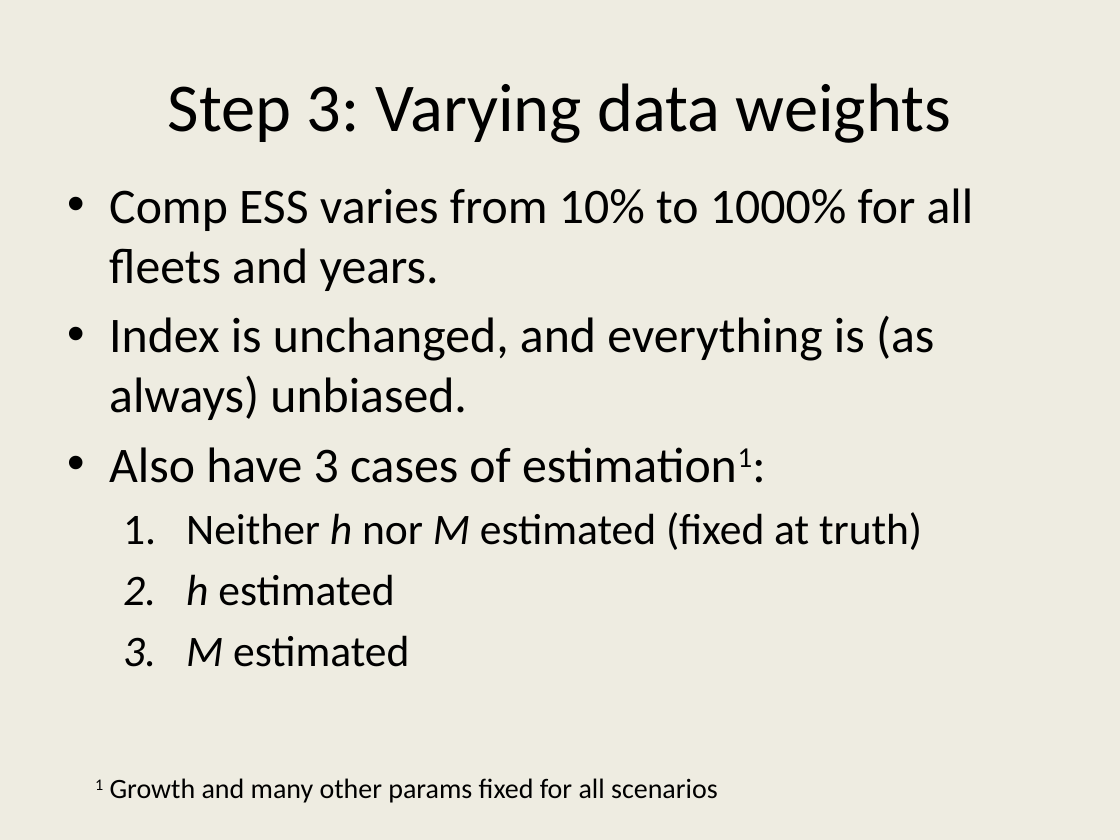
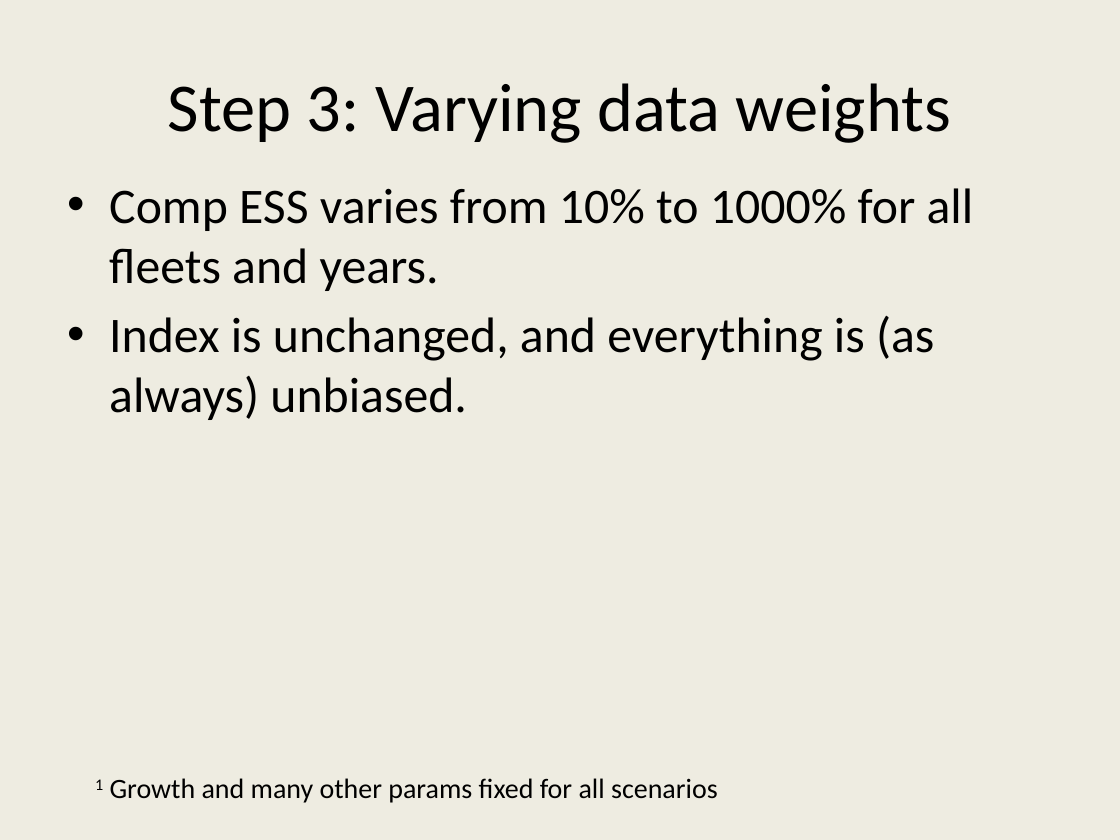
Before and after one commit to ss3sim/workshop, a slide deck: slide 21 of ss3sim_workshop.pptx (slide 20 before the commit). Drawn at 1120x840 pixels with LibreOffice and Linux fonts; fonts in the diff are those of the drawing. Boxes give left, top, right and bottom in pixels: in the first picture for what was removed or moved away, otherwise in the second. Text is boxed around its words. In the diff, an @@ line names an element or a change of style, - is before the commit and + after.

```diff
--- a/ss3sim_workshop.pptx
+++ b/ss3sim_workshop.pptx
@@ text at <box>109,447,922,667</box>: paragraphs removed @@
-• Also have 3 cases of estimation1:
-  1. Neither h nor M estimated (fixed at truth)
-  2. h estimated
-  3. M estimated
```
Also in this commit, not shown: 3 other slides changed, 3 slides added, 1 other file.
